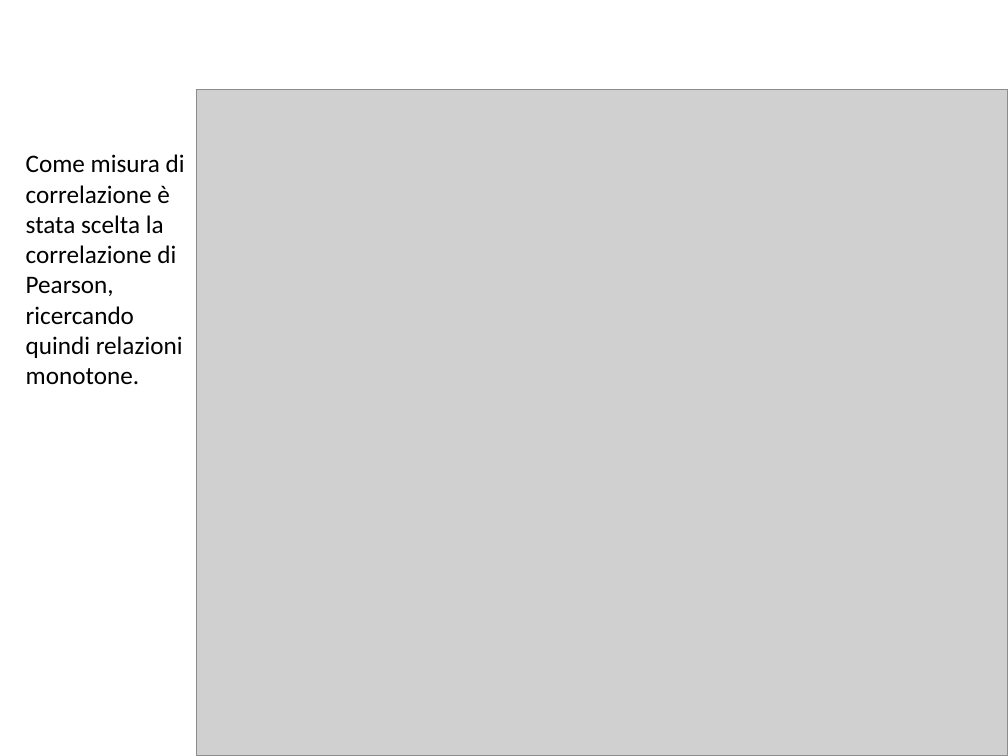
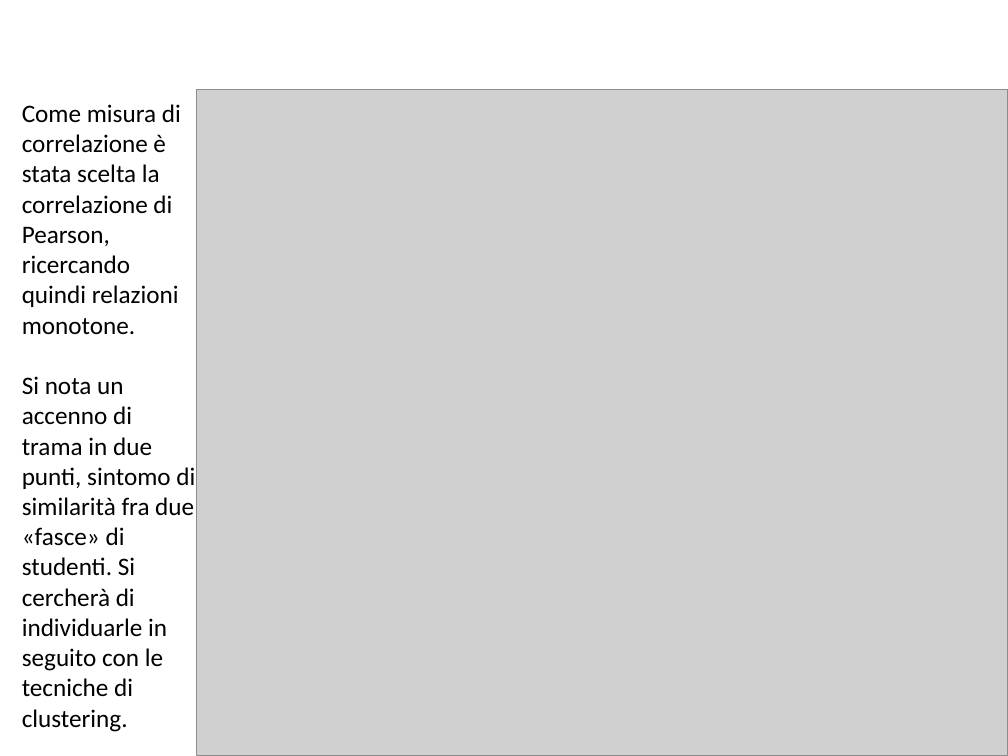
Before and after one commit to BlacknDecker/unifi, a slide deck: slide 17 of relazione.pptx. Drawn at 1008x756 pixels with LibreOffice and Linux fonts; fonts in the diff are those of the drawing; grey boxes stand for pictures; background and template pictures are left out. Boxes give left, top, right and bottom in pixels: in the first picture for what was removed or moved away, otherwise in the second. Text is boxed around its words. In the diff, an @@ line names an element or a change of style, - is before the commit and + after.

```diff
--- a/relazione.pptx
+++ b/relazione.pptx
@@ text "Come misura di correlazione è ...": place and size @@
-text "Come misura di correlazione è ..." at <box>26,154,185,384</box>
+text "Come misura di correlazione è ..." at <box>22,104,195,732</box>
@@ text at <box>22,376,195,732</box>: paragraph added @@
+Si nota un accenno di trama in due punti, sintomo di similarità fra due «fasce» di studenti. Si cercherà di individuarle in seguito con le tecniche di clustering.
```
Also in this commit, not shown: 1 other slide changed, 4 slides added, 1 slide removed.
